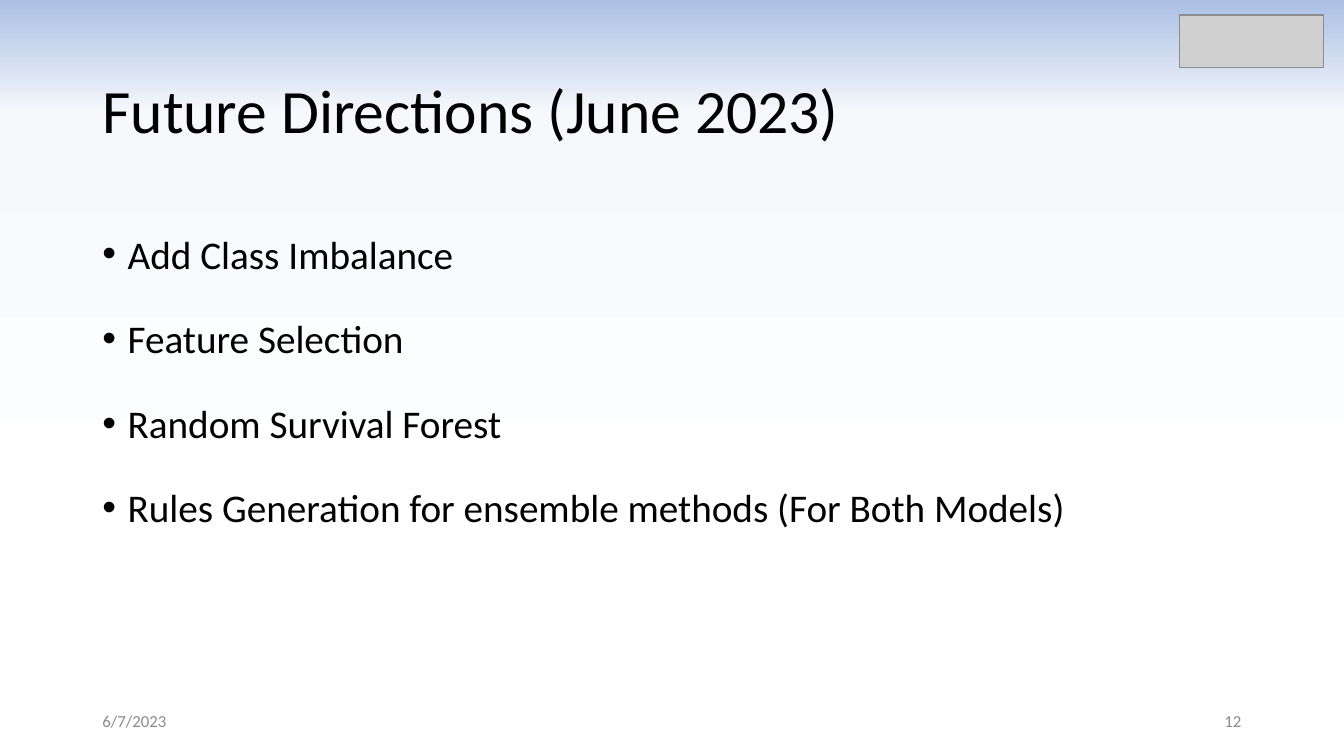
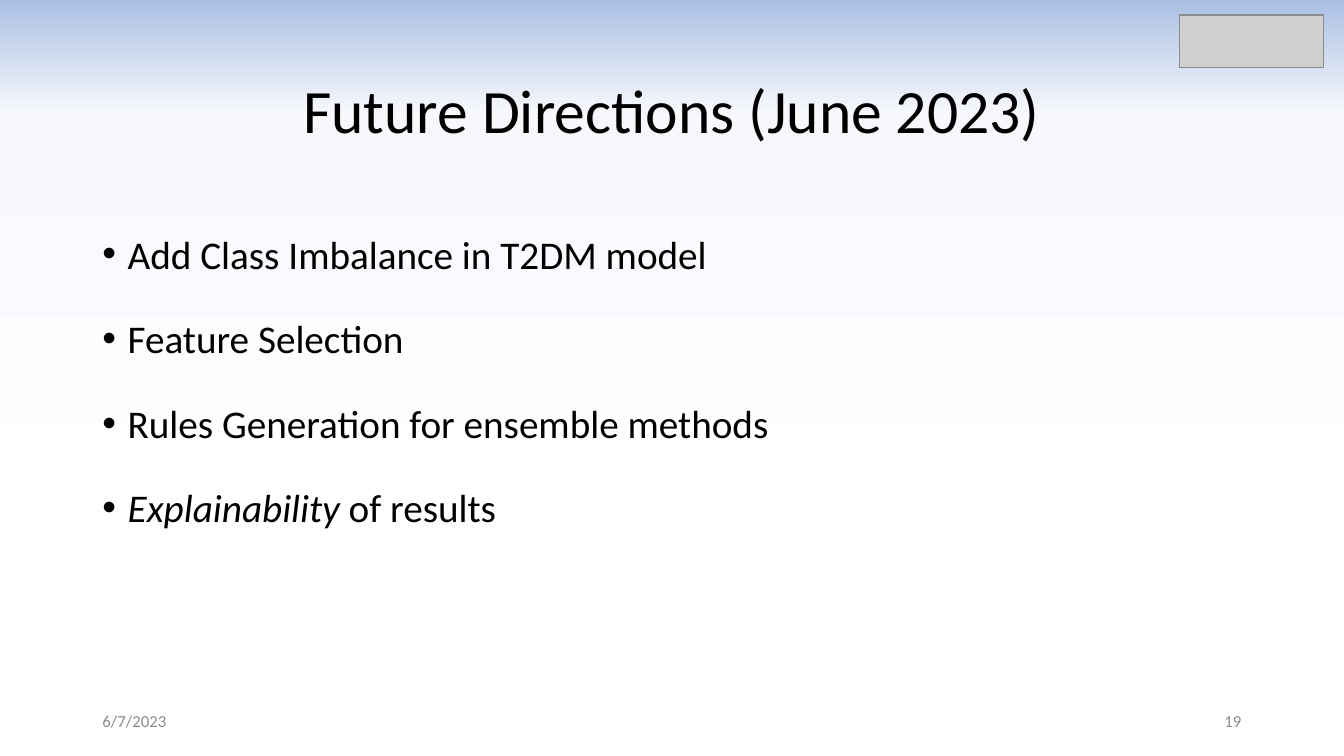
Before and after one commit to m-faisalshahid/AI, a slide deck: slide 19 of Diabetes Type 2 Prediction.pptx (slide 12 before the commit). Drawn at 1344x756 pixels with LibreOffice and Linux fonts; fonts in the diff are those of the drawing; grey boxes stand for pictures. Boxes give left, top, right and bottom in pixels: in the first picture for what was removed or moved away, otherwise in the second. Text is boxed around its words. In the diff, an @@ line names an element or a change of style, - is before the commit and + after.

```diff
--- a/Diabetes Type 2 Prediction.pptx
+++ b/Diabetes Type 2 Prediction.pptx
@@ title "Future Directions (June 2023)" at (x1=303, y1=88, x2=1039, y2=142): alignment left to centre @@
@@ text at (x1=128, y1=241, x2=707, y2=270): text changed @@
-• Add Class Imbalance
+• Add Class Imbalance in T2DM model
@@ text at (x1=128, y1=410, x2=769, y2=529): text changed @@
-• Random Survival Forest
-• Rules Generation for ensemble methods (For Both Models)
+• Rules Generation for ensemble methods
+• Explainability of results
@@ page number at (x1=1224, y1=716, x2=1241, y2=727): text changed @@
-12
+19
```
Also in this commit, not shown: 8 other slides changed, 9 slides added, 1 slide removed.
